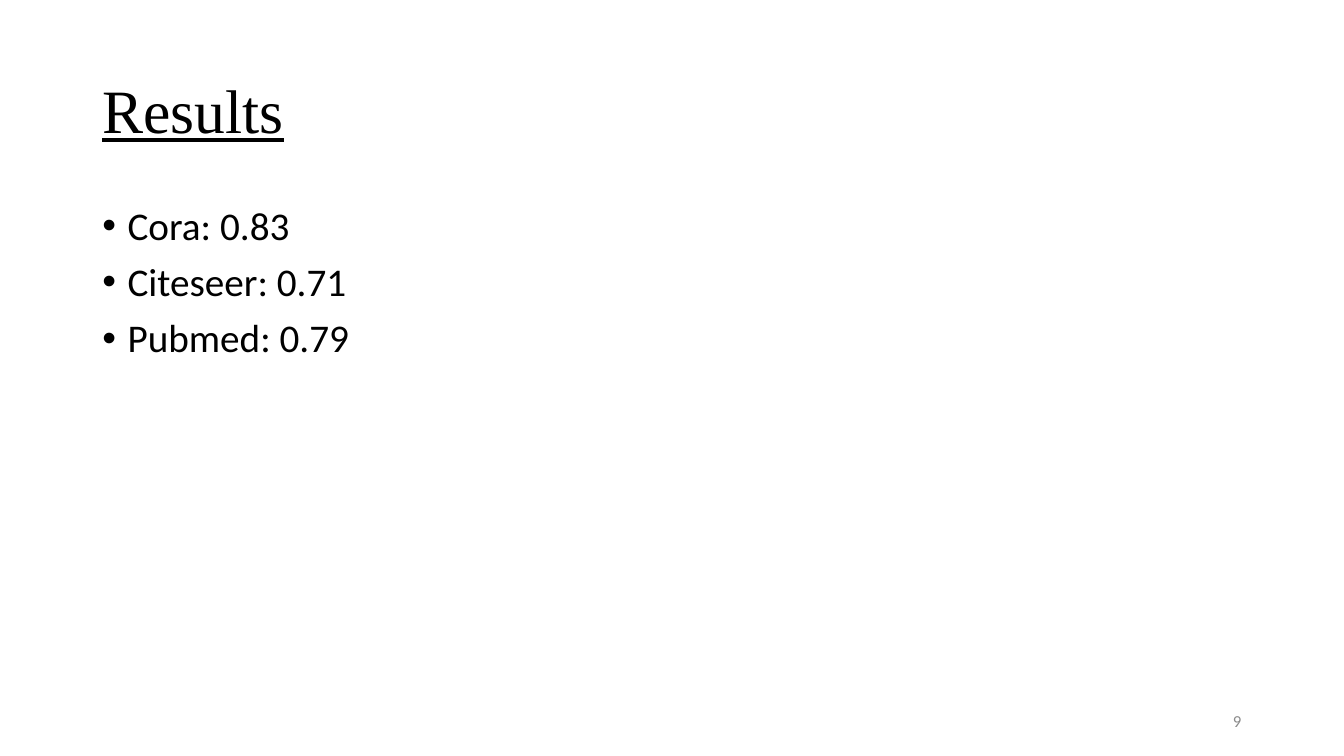
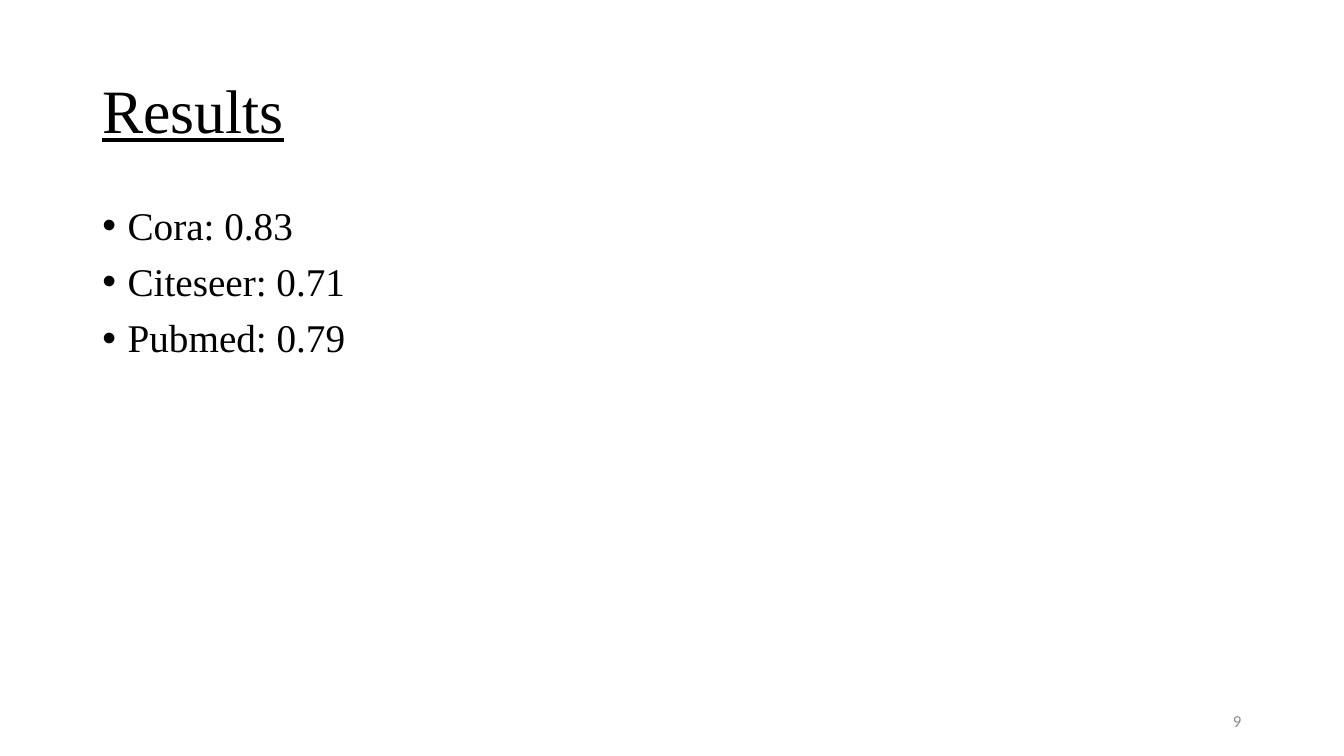
Before and after one commit to itsatefe/Machine-Learning, a slide deck: slide 9 of Final Project/Report/MAGCN.pptx. Drawn at 1344x756 pixels with LibreOffice and Linux fonts; fonts in the diff are those of the drawing. Boxes give left, top, right and bottom in pixels: in the first picture for what was removed or moved away, otherwise in the second. Text is boxed around its words. In the diff, an @@ line names an element or a change of style, - is before the commit and + after.

```diff
--- a/Final Project/Report/MAGCN.pptx
+++ b/Final Project/Report/MAGCN.pptx
@@ text "Cora: 0.83" at [128, 214, 346, 353]: font Calibri to Times New Roman @@
```
Also in this commit, not shown: 1 other slide changed, 1 slide added, 1 other file.
